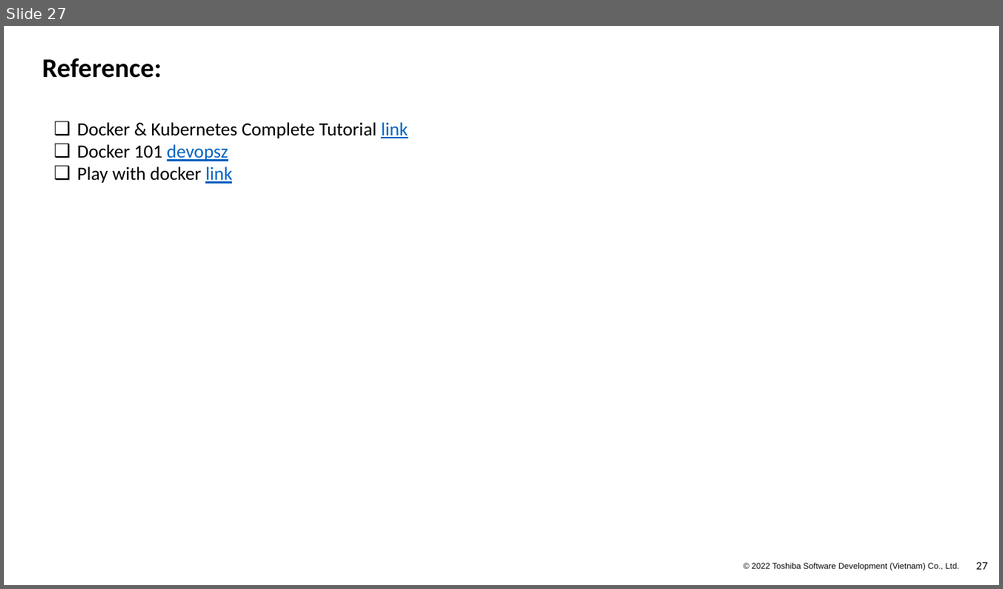
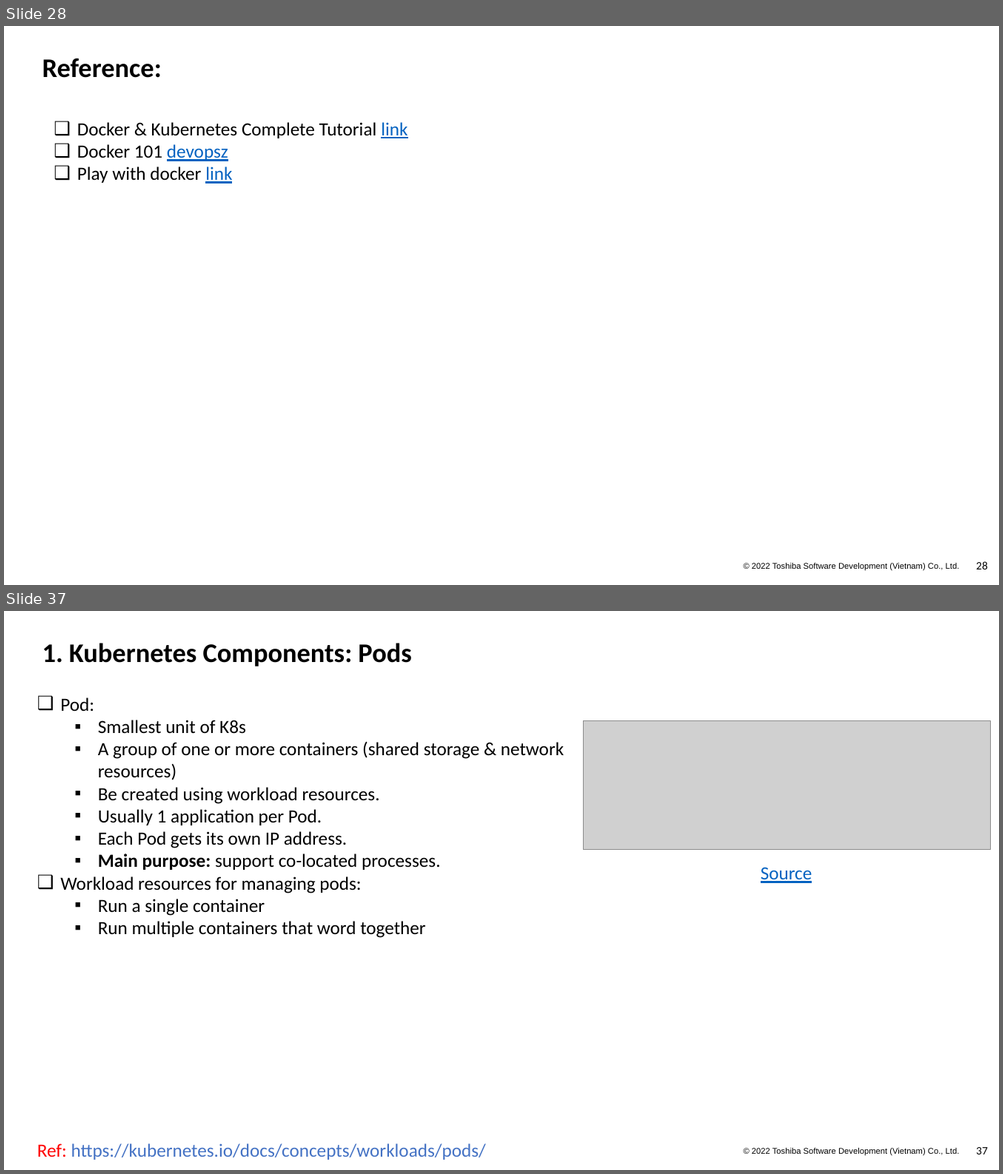
Before and after one commit to Doan-Nguyen/Programming, a slide deck: Docker_Kubeneste.pptx. Shown one above the other, each under a label of ours: slide 27 before the commit, slides 28 and 37 after it; the slides between them are not shown. The pictures are 1003x589 and 1003x1174 pixels, drawn with LibreOffice and Linux fonts; fonts in the diff are those of the drawing; grey boxes stand for pictures; background and template pictures are left out. Boxes give left, top, right and bottom in pixels: in the first picture for what was removed or moved away, otherwise in the second. Text is boxed around its words. In the diff, an @@ line names an element or a change of style, - is before the commit and + after.

```diff
--- a/Docker_Kubeneste.pptx
+++ b/Docker_Kubeneste.pptx
@@ slide 37 added at <box>4,611,999,1170</box>, background #FFFFFF; not listed: 2 template elements that a slide beside it also shows @@
@@ title added at <box>42,643,411,667</box>, 26 pt, text #000000, bold @@
+1. Kubernetes Components: Pods
@@ text added at <box>60,698,563,938</box>, 18 pt, text #000000 @@
+❑ Pod:
+  ▪ Smallest unit of K8s
+  ▪ A group of one or more containers (shared storage & network resources)
+  ▪ Be created using workload resources.
+  ▪ Usually 1 application per Pod.
+  ▪ Each Pod gets its own IP address.
+  ▪ Main purpose: support co-located processes.
+❑ Workload resources for managing pods:
+  ▪ Run a single container
+  ▪ Run multiple containers that word together
@@ picture added at <box>583,721,990,850</box> @@
@@ text added at <box>760,867,812,883</box>, 18 pt, text #0563C1, underline @@
+Source
@@ text added at <box>37,1144,486,1160</box>, 18 pt, text #4472C4 @@
+Ref: https://kubernetes.io/docs/concepts/workloads/pods/
@@ what was slide 27 is now slide 28 @@
@@ page number at <box>976,562,987,570</box>: text changed @@
-27
+28
```
Also in this commit, not shown: 20 slides changed, 18 other slides added, 4 slides removed.
